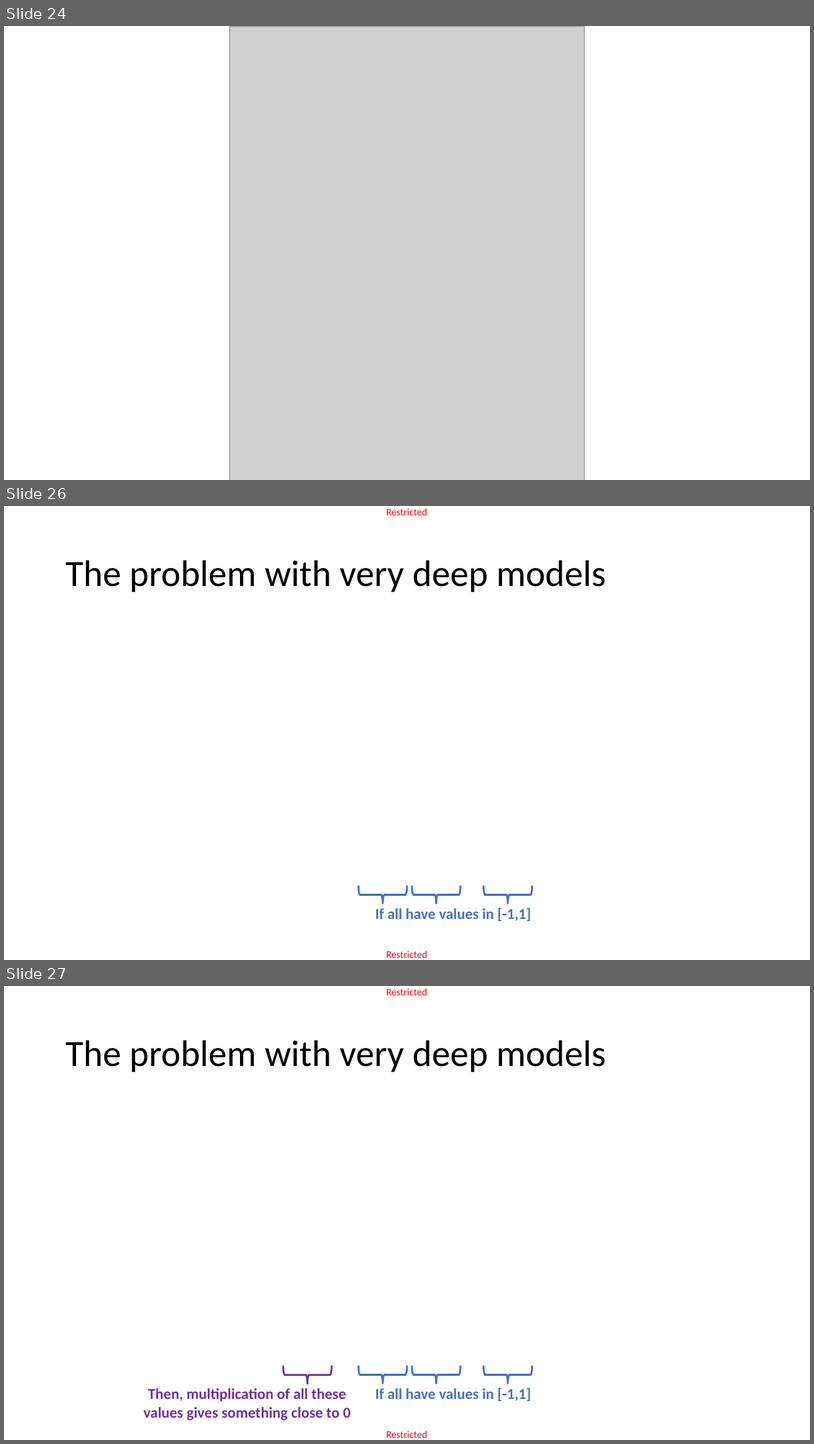
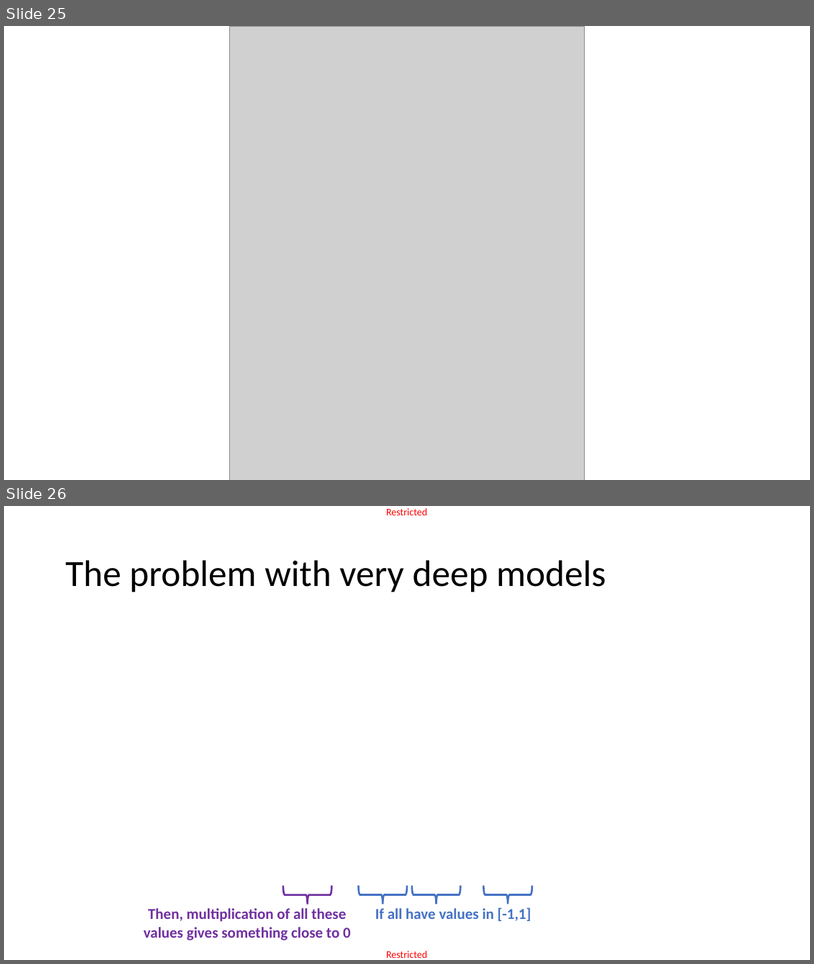
Before and after one commit to matthieudemari/SUTD_DL_50_039, a slide deck: W4/3. W4S3 final/W4S3.pptx. Shown one above the other, each under a label of ours: slides 24, 26 and 27 before the commit, slides 25 and 26 after it; the slides between them are not shown. The pictures are 814x1444 and 814x964 pixels, drawn with LibreOffice and Linux fonts; fonts in the diff are those of the drawing; grey boxes stand for pictures. Boxes give left, top, right and bottom in pixels: in the first picture for what was removed or moved away, otherwise in the second. Text is boxed around its words. In the diff, an @@ line names an element or a change of style, - is before the commit and + after.

```diff
--- a/W4/3. W4S3 final/W4S3.pptx
+++ b/W4/3. W4S3 final/W4S3.pptx
@@ slide 26 removed at (4, 506, 810, 960), background #FFFFFF; not listed: 2 template elements that a slide beside it also shows @@
@@ title removed at (65, 560, 606, 592) @@
-The problem with very deep models
@@ right brace removed at (359, 885, 407, 903) @@
@@ right brace removed at (413, 885, 461, 903) @@
@@ right brace removed at (484, 885, 532, 903) @@
@@ text removed at (376, 907, 532, 921) @@
-If all have values in [-1,1]
@@ what was slide 24 is now slide 25 @@
@@ what was slide 27 is now slide 26 @@
```
Also in this commit, not shown: 11 slides changed, 1 slide added, 1 other slide removed, 27 other files.
